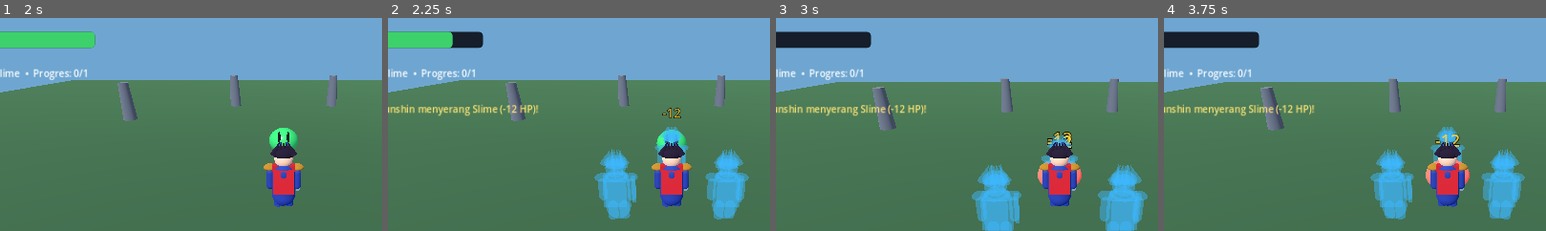
Above: before the commit, frames 1-4 (left to right).
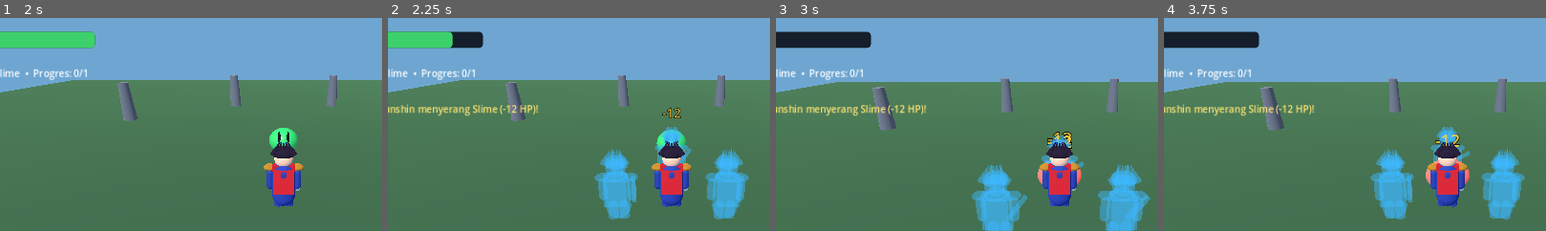
Above: after the commit, the same moments.

Repository: anjingsayang80-ui/Dunia-di-Balik-Mimpi
Game: Godot game, scene res://scenes/main.tscn
Same seed, same stepped clock (60 frames per second), same inputs: the game is played once before the commit and once after it.
Inputs:
- Up to frame 1 (2 s): click "TAS" at 0.5 s; click "SERANG" at 1.25 s
- Up to frame 2 (2.25 s): click "KAGE BUNSHIN" at 2 s
- Up to frame 3 (3 s): click "HINDAR" at 2.75 s
- Up to frame 4 (3.75 s): click "Ramuan Kecil (+30 HP) x2" at 3.5 s
The pictures show only the part of the screen within x 13-63%, y 15-65%; the shares and areas given below are measured in that part.

Frame 1 is identical in both runs. In frame 2, less than 0.1% of the frame differs, in the area x 76-80%, y 60-69%; in frame 3, 0.4%, in the area x 60-98%, y 65-97%; in frame 4, less than 0.1%.

Commit message:
Animate Kage Bunshin sword strikes

Diff:
--- a/android-game/scripts/main.gd
+++ b/android-game/scripts/main.gd
@@ -568,6 +568,7 @@
             target = slime
             target_name = "Slime"
         if target != null:
+            _animate_shadow_strike(shadow_clones[i])
             var damage := maxi(1, int(round(12.0 * game_state.player_strength)))
             target.take_damage(damage)
             clone_attack_timers[i] = 0.8
@@ -578,6 +579,15 @@
                     hero.slime_reward_claimed = true
                 else:
                     game_state.defeat_boss()
+
+func _animate_shadow_strike(shadow: Node3D) -> void:
+    var shadow_sword := shadow.get_node_or_null("Sword") as MeshInstance3D
+    if not is_instance_valid(shadow_sword):
+        return
+    shadow_sword.rotation.z = 0.0
+    var swing := create_tween()
+    swing.tween_property(shadow_sword, "rotation:z", -1.25, 0.10)
+    swing.tween_property(shadow_sword, "rotation:z", 0.0, 0.16)
 
 func _process(delta: float) -> void:
     if clone_time_left > 0.0:
